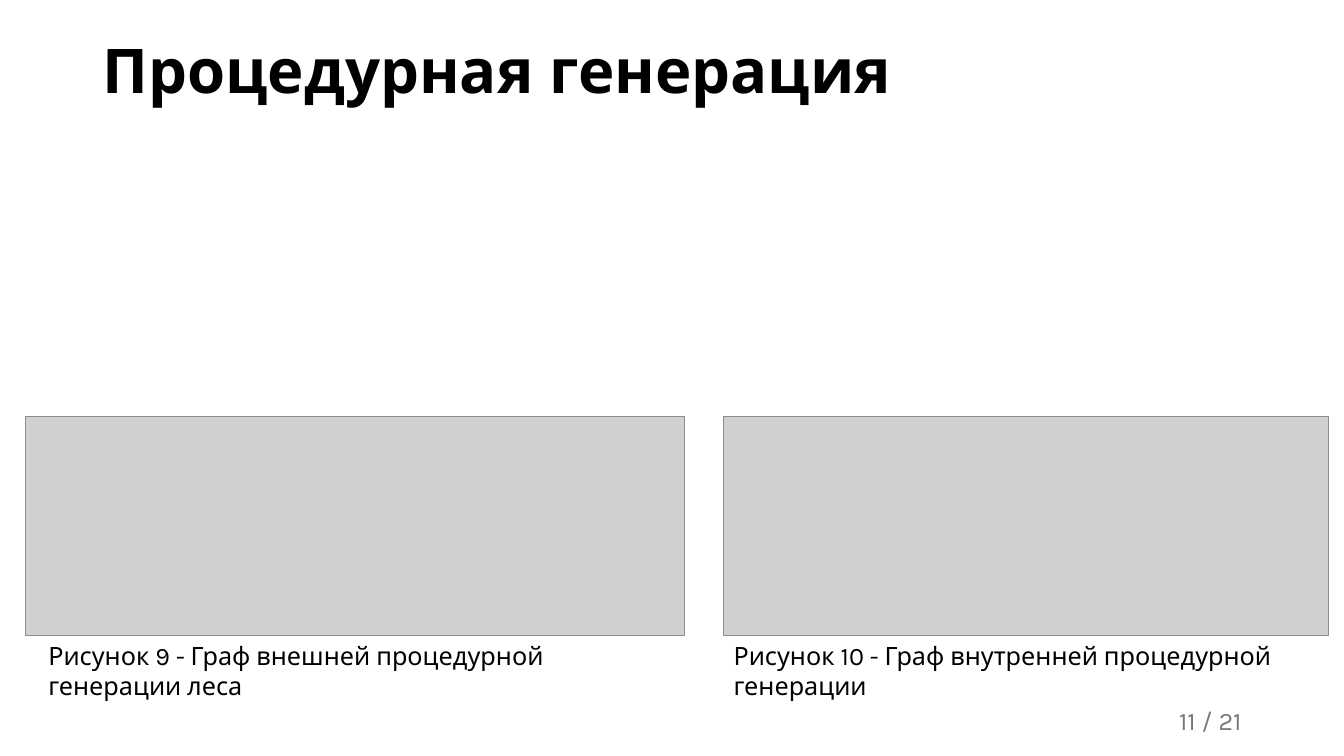
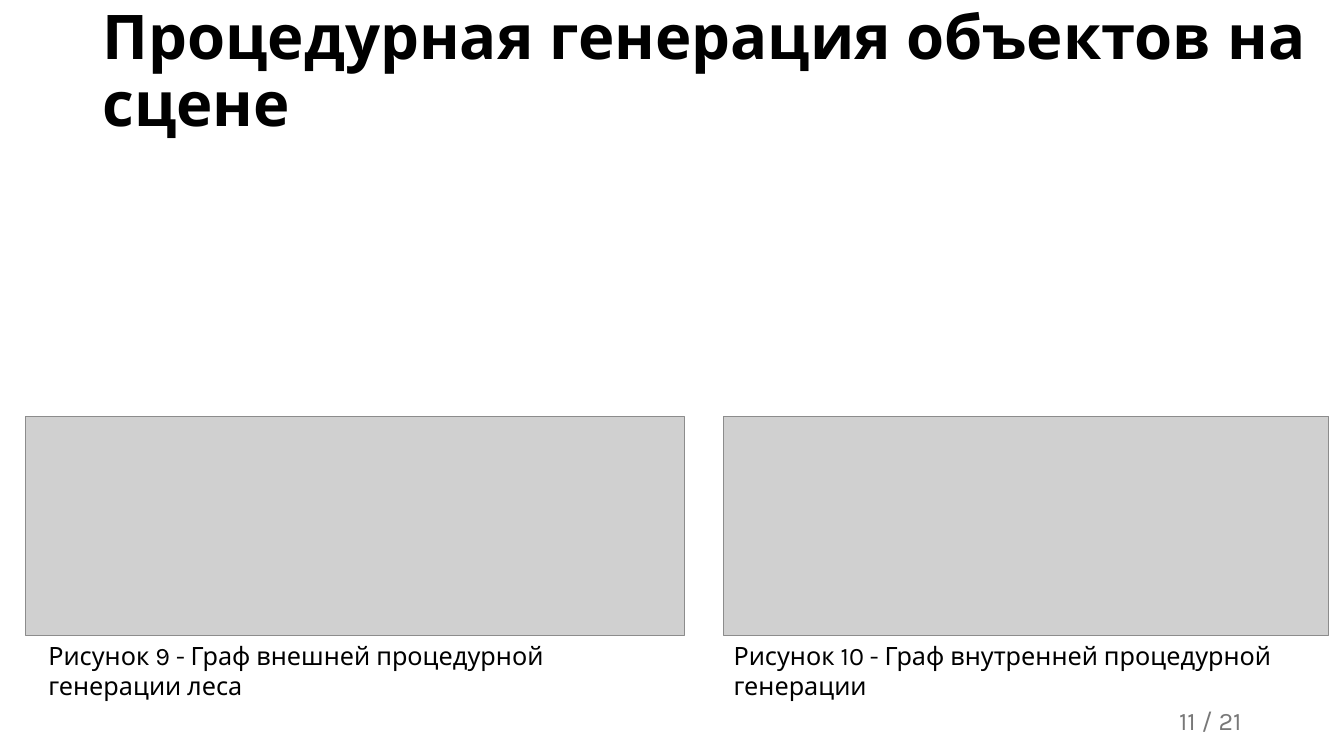
Before and after one commit to Arrolepg/Diploma_work, a slide deck: slide 11 of Diploma/presentation/Kolykhalov_RK6-84B_Diploma.pptx. Drawn at 1344x756 pixels with LibreOffice and Linux fonts; fonts in the diff are those of the drawing; grey boxes stand for pictures. Boxes give left, top, right and bottom in pixels: in the first picture for what was removed or moved away, otherwise in the second. Text is boxed around its words. In the diff, an @@ line names an element or a change of style, - is before the commit and + after.

Commit message:
FIX: presentation

```diff
--- a/Diploma/presentation/Kolykhalov_RK6-84B_Diploma.pptx
+++ b/Diploma/presentation/Kolykhalov_RK6-84B_Diploma.pptx
@@ title at box(102, 12, 1305, 138): text changed @@
-Процедурная генерация
+Процедурная генерация объектов на сцене
```
Also in this commit, not shown: 3 other slides changed, 1 other file.
